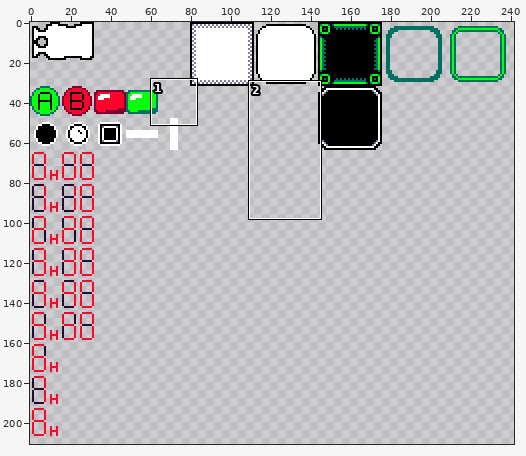
Pixel-art file -- textures/aseprite/UI.aseprite. The first picture is a wide view before the edit; the outline marks the close-up.
Close-up. First the earlier version:
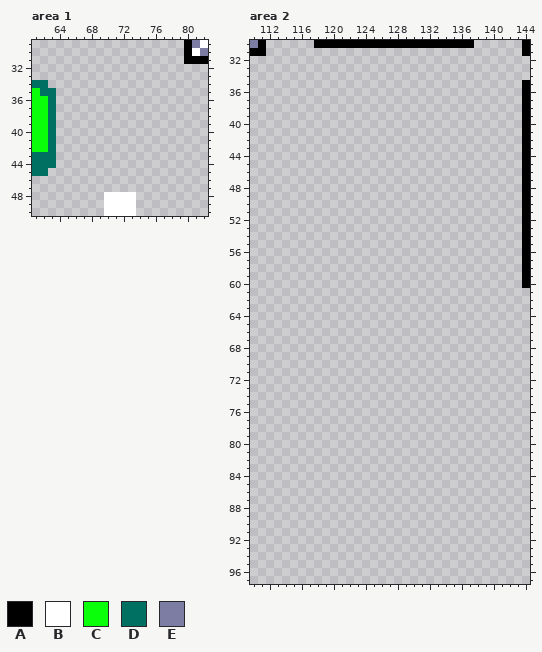
256x256 pixels, 1 frame. Shown: area 1: x 61..82, y 29..50; area 2: x 110..144, y 30..97. The wide view leaves out empty margins.
Palette (. is transparent): A #000000  B #ffffff  C #0aff0a  D #007062  E #7d7da3
Pixels before, area 1, first column x 61:
29 ...................AEB
30 ...................ABE
31 ...................AAA
32 ......................
33 ......................
34 DD....................
35 CDD...................
36 CCD...................
37 CCD...................
38 CCD...................
39 CCD...................
40 CCD...................
41 CCD...................
42 CCD...................
43 DDD...................
44 DDD...................
45 DD....................
46 ......................
47 ......................
48 .........BBBB.........
49 .........BBBB.........
50 .........BBBB.........
Pixels before, area 2, first column x 110:
30 EA......AAAAAAAAAAAAAAAAAAAA......A
31 AA................................A
32 ...................................
33 ...................................
34 ...................................
35 ..................................A
36 ..................................A
37 ..................................A
38 ..................................A
39 ..................................A
40 ..................................A
41 ..................................A
42 ..................................A
43 ..................................A
44 ..................................A
45 ..................................A
46 ..................................A
47 ..................................A
48 ..................................A
49 ..................................A
50 ..................................A
51 ..................................A
52 ..................................A
53 ..................................A
54 ..................................A
55 ..................................A
56 ..................................A
57 ..................................A
58 ..................................A
59 ..................................A
60 ..................................A
Once edited:
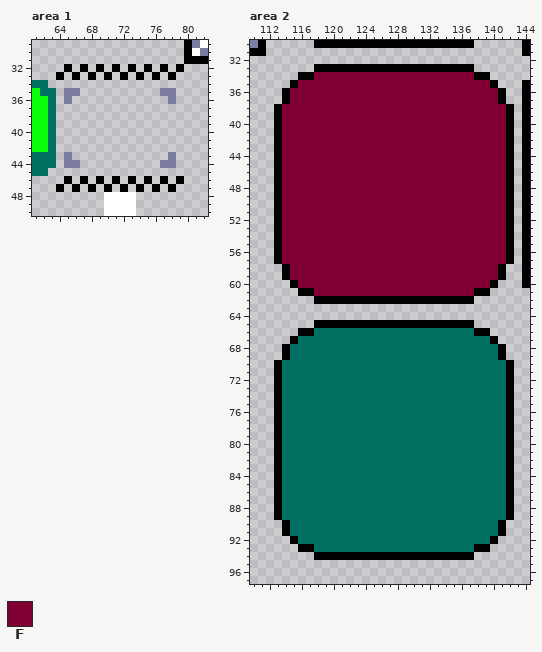
Colours new in this view: F #800034
Edits made:
Changed rows in their new state; - is an unchanged pixel.
Area 1:
first column x 64:
32 -A-A-A-A-A-A-A-A
33 A-A-A-A-A-A-A-A-
35 -EE----------EE-
36 -E------------E-
first column x 64:
43 -E------------E-
44 -EE----------EE-
46 -A-A-A-A-A-A-A-A
47 A-A-A-A-A-A-A-A-
Area 2:
first column x 113:
33 -----AAAAAAAAAAAAAAAAAAAA-----
34 ---AAFFFFFFFFFFFFFFFFFFFFAA---
35 --AFFFFFFFFFFFFFFFFFFFFFFFFA--
36 -AFFFFFFFFFFFFFFFFFFFFFFFFFFA-
37 -AFFFFFFFFFFFFFFFFFFFFFFFFFFA-
38 AFFFFFFFFFFFFFFFFFFFFFFFFFFFFA
39 AFFFFFFFFFFFFFFFFFFFFFFFFFFFFA
40 AFFFFFFFFFFFFFFFFFFFFFFFFFFFFA
41 AFFFFFFFFFFFFFFFFFFFFFFFFFFFFA
42 AFFFFFFFFFFFFFFFFFFFFFFFFFFFFA
43 AFFFFFFFFFFFFFFFFFFFFFFFFFFFFA
44 AFFFFFFFFFFFFFFFFFFFFFFFFFFFFA
45 AFFFFFFFFFFFFFFFFFFFFFFFFFFFFA
46 AFFFFFFFFFFFFFFFFFFFFFFFFFFFFA
47 AFFFFFFFFFFFFFFFFFFFFFFFFFFFFA
48 AFFFFFFFFFFFFFFFFFFFFFFFFFFFFA
49 AFFFFFFFFFFFFFFFFFFFFFFFFFFFFA
50 AFFFFFFFFFFFFFFFFFFFFFFFFFFFFA
51 AFFFFFFFFFFFFFFFFFFFFFFFFFFFFA
52 AFFFFFFFFFFFFFFFFFFFFFFFFFFFFA
53 AFFFFFFFFFFFFFFFFFFFFFFFFFFFFA
54 AFFFFFFFFFFFFFFFFFFFFFFFFFFFFA
55 AFFFFFFFFFFFFFFFFFFFFFFFFFFFFA
56 AFFFFFFFFFFFFFFFFFFFFFFFFFFFFA
57 AFFFFFFFFFFFFFFFFFFFFFFFFFFFFA
58 -AFFFFFFFFFFFFFFFFFFFFFFFFFFA-
59 -AFFFFFFFFFFFFFFFFFFFFFFFFFFA-
60 --AFFFFFFFFFFFFFFFFFFFFFFFFA--
61 ---AAFFFFFFFFFFFFFFFFFFFFAA---
62 -----AAAAAAAAAAAAAAAAAAAA-----
65 -----AAAAAAAAAAAAAAAAAAAA-----
66 ---AADDDDDDDDDDDDDDDDDDDDAA---
67 --ADDDDDDDDDDDDDDDDDDDDDDDDA--
68 -ADDDDDDDDDDDDDDDDDDDDDDDDDDA-
69 -ADDDDDDDDDDDDDDDDDDDDDDDDDDA-
70 ADDDDDDDDDDDDDDDDDDDDDDDDDDDDA
71 ADDDDDDDDDDDDDDDDDDDDDDDDDDDDA
72 ADDDDDDDDDDDDDDDDDDDDDDDDDDDDA
73 ADDDDDDDDDDDDDDDDDDDDDDDDDDDDA
74 ADDDDDDDDDDDDDDDDDDDDDDDDDDDDA
75 ADDDDDDDDDDDDDDDDDDDDDDDDDDDDA
76 ADDDDDDDDDDDDDDDDDDDDDDDDDDDDA
77 ADDDDDDDDDDDDDDDDDDDDDDDDDDDDA
78 ADDDDDDDDDDDDDDDDDDDDDDDDDDDDA
79 ADDDDDDDDDDDDDDDDDDDDDDDDDDDDA
80 ADDDDDDDDDDDDDDDDDDDDDDDDDDDDA
81 ADDDDDDDDDDDDDDDDDDDDDDDDDDDDA
82 ADDDDDDDDDDDDDDDDDDDDDDDDDDDDA
83 ADDDDDDDDDDDDDDDDDDDDDDDDDDDDA
84 ADDDDDDDDDDDDDDDDDDDDDDDDDDDDA
85 ADDDDDDDDDDDDDDDDDDDDDDDDDDDDA
86 ADDDDDDDDDDDDDDDDDDDDDDDDDDDDA
87 ADDDDDDDDDDDDDDDDDDDDDDDDDDDDA
88 ADDDDDDDDDDDDDDDDDDDDDDDDDDDDA
89 ADDDDDDDDDDDDDDDDDDDDDDDDDDDDA
90 -ADDDDDDDDDDDDDDDDDDDDDDDDDDA-
91 -ADDDDDDDDDDDDDDDDDDDDDDDDDDA-
92 --ADDDDDDDDDDDDDDDDDDDDDDDDA--
93 ---AADDDDDDDDDDDDDDDDDDDDAA---
94 -----AAAAAAAAAAAAAAAAAAAA-----
